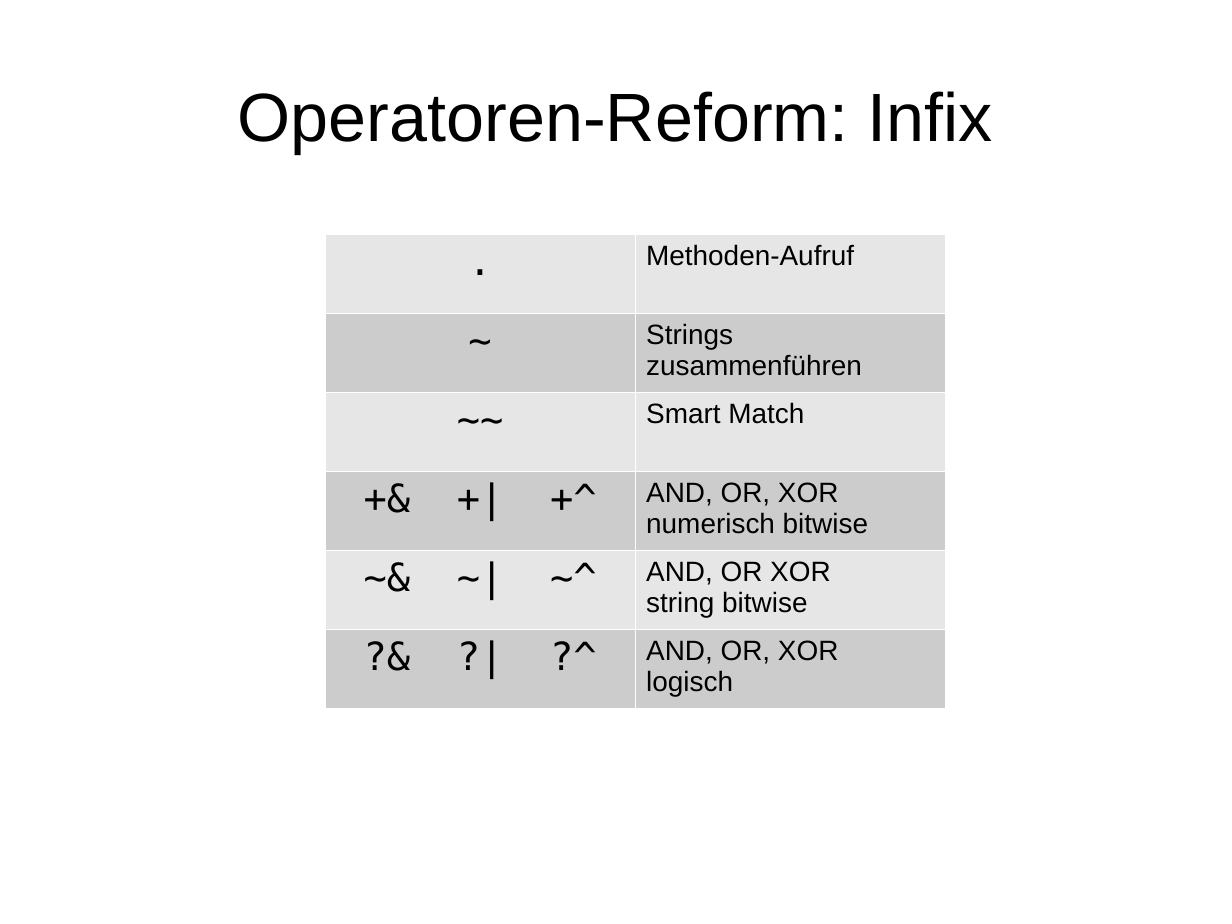
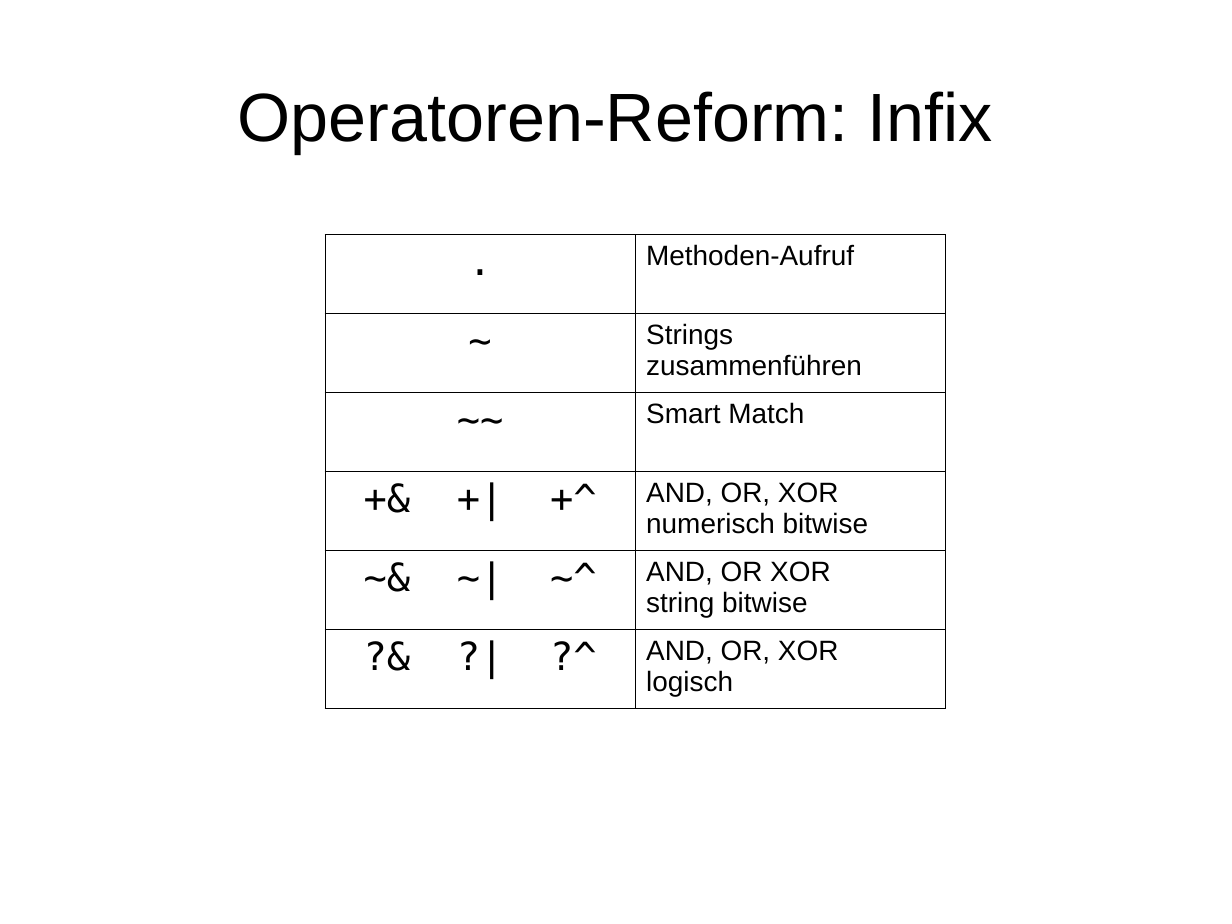
Before and after one commit to moritz/perl6-training-de, a slide deck: slide 19 of schulung.odp. Drawn at 1232x924 pixels with LibreOffice and Linux fonts; fonts in the diff are those of the drawing. Boxes give left, top, right and bottom in pixels: in the first picture for what was removed or moved away, otherwise in the second. Text is boxed around its words. In the diff, an @@ line names an element or a change of style, - is before the commit and + after.

```diff
--- a/schulung.odp
+++ b/schulung.odp
@@ table at [325, 235, 947, 709] @@
@@ fill #E6E6E6 to none in 6 cells @@
@@ fill #CCCCCC to none in 6 cells @@
@@ borders changed @@
```
Also in this commit, not shown: 5 other slides changed, 21 slides added, 1 slide removed, 11 other files.
